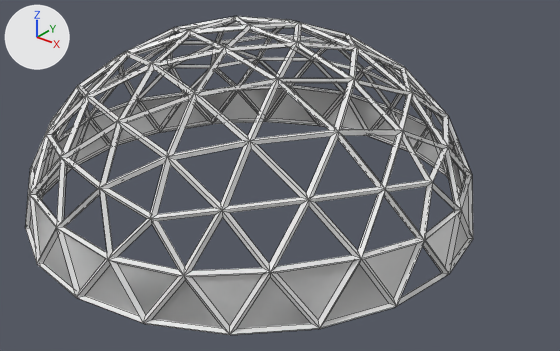
The Blender file Blender Files/Joshs new dome.blend: old version first, new version second.
One viewpoint serves both versions: a 50 mm camera at (345.0, -398.0, 275.0) aimed at (34.0, -9.0, 34.0). Lighting does not change. The marker at upper left points along +X, +Y and +Z. Mesh edges are drawn as thin lines.
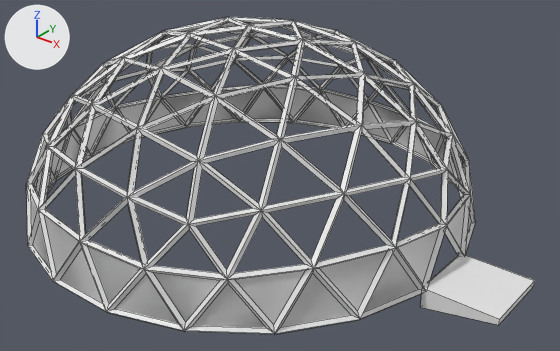
The change, as a diff of the scene's bpy script:
```diff
--- a/Blender Files/Joshs new dome.blend.py
+++ b/Blender Files/Joshs new dome.blend.py
@@ me_cube @@
+me_cube.from_pydata([(-0.508, -0.607, 0.764), (-0.508, -0.607, 1.06), (-0.508, 0.428, 0.764), (-0.508, 0.428, 1.06), (0.518, -0.607, 0.969), (0.518, -0.607, 1.054), (0.518, 0.428, 0.969), (0.518, 0.428, 1.054)], [], [(0, 1, 3, 2), (2, 3, 7, 6), (6, 7, 5, 4), (4, 5, 1, 0), (2, 6, 4, 0), (7, 3, 1, 5)])
@@ ob_icosphere @@
 ob_icosphere.location = (0.0, 0.0, 0.0)
+ob_icosphere.rotation_euler = (0.0, 0.0, 0.155)  # degrees (0, 0, 8.9)
 ob_icosphere.scale = (164.0, 164.0, 134.0)
@@ ob_cube @@
+ob_cube = bpy.data.objects.new('Cube', me_cube)
+ob_cube.location = (187.1, 3.2, -50.6)
+ob_cube.scale = (50.0, 50.0, 50.0)
```

Boxes (x1, y1, x2, y2) around the edits, measured in the pictures (560 x 351 px):
'Icosphere', turned: before (25, 16, 473, 335); after (26, 17, 476, 334)
'Cube', added: after (420, 254, 535, 325)
